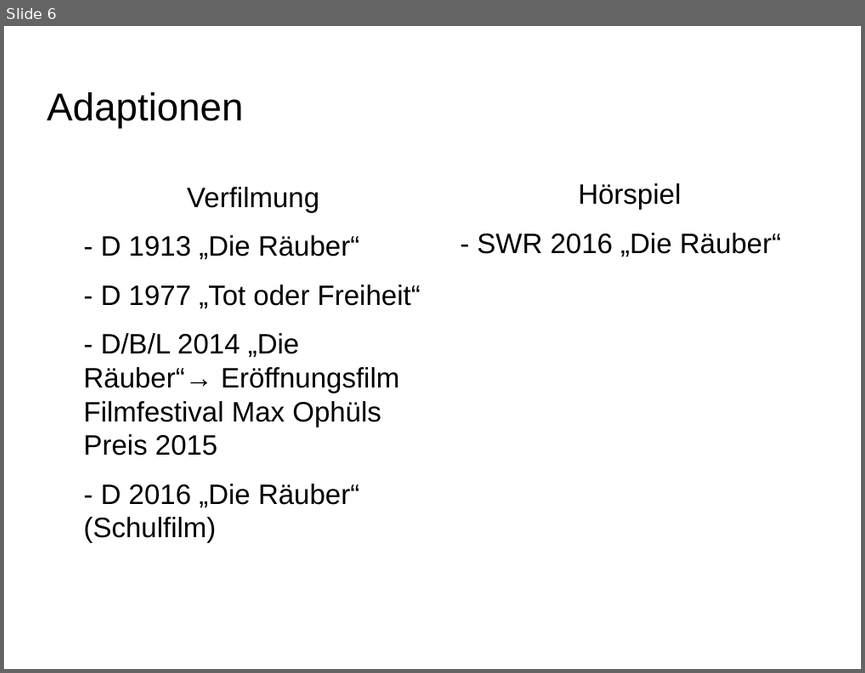
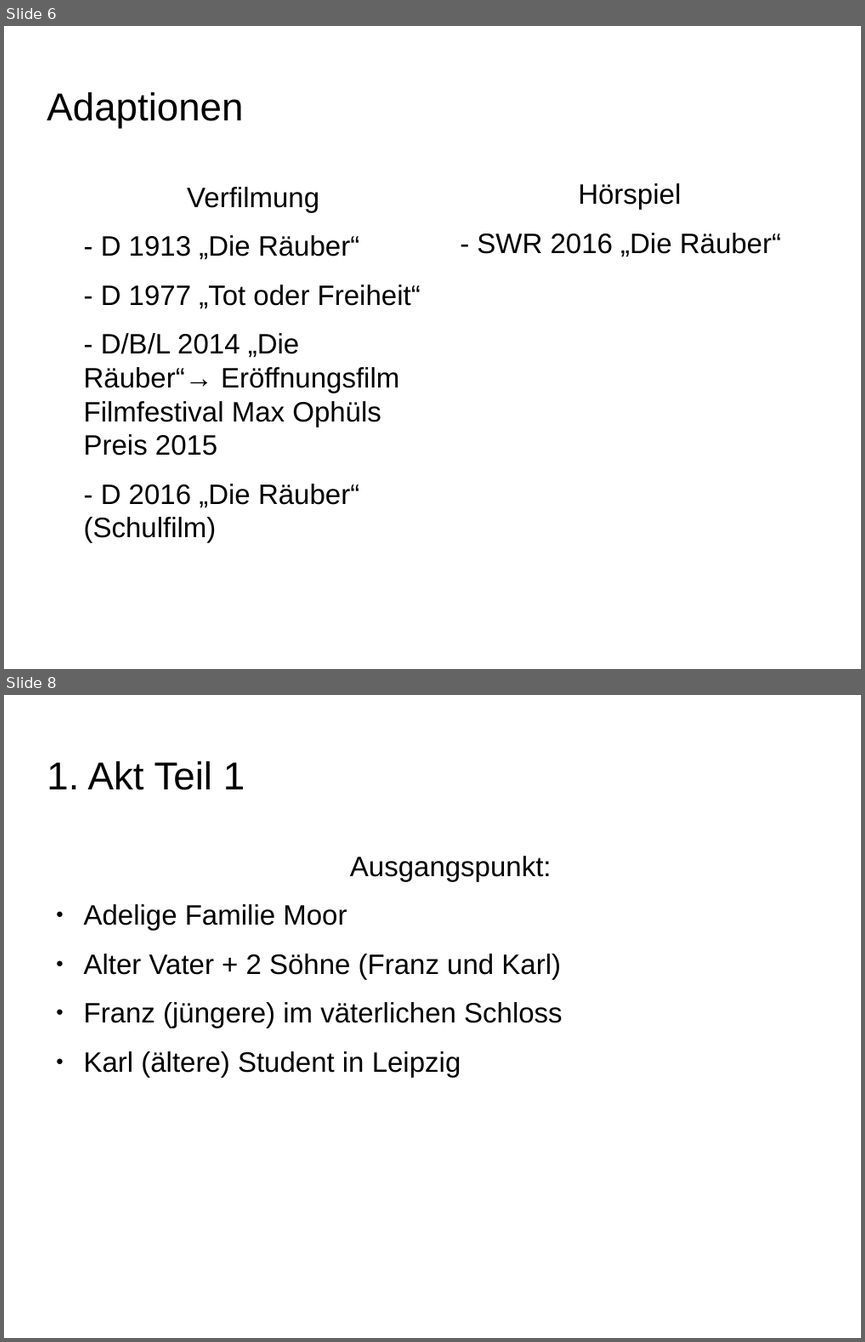
Before and after one commit to Galaxyqasar/Schule, a slide deck: Vortraege/Die_R-uber/Die_Raeuber.odp. Shown one above the other, each under a label of ours: slide 6 before the commit, slides 6 and 8 after it; the slides between them are not shown. The pictures are 865x673 and 865x1342 pixels, drawn with LibreOffice and Linux fonts; fonts in the diff are those of the drawing; background and template pictures are left out. Boxes give left, top, right and bottom in pixels: in the first picture for what was removed or moved away, otherwise in the second. Text is boxed around its words. In the diff, an @@ line names an element or a change of style, - is before the commit and + after.

```diff
--- a/Vortraege/Die_R-uber/Die_Raeuber.odp
+++ b/Vortraege/Die_R-uber/Die_Raeuber.odp
@@ slide 8 added at (4,695,861,1338), background picture (left out) @@
@@ title added at (46,761,245,790), 36 pt, text #000000 @@
+1. Akt Teil 1
@@ text added at (84,856,562,1077), 26 pt, text #000000 @@
+Ausgangspunkt:
+● Adelige Familie Moor
+● Alter Vater + 2 Söhne (Franz und Karl)
+● Franz (jüngere) im väterlichen Schloss
+● Karl (ältere) Student in Leipzig
```
Also in this commit, not shown: 2 slides changed, 15 other slides added.
